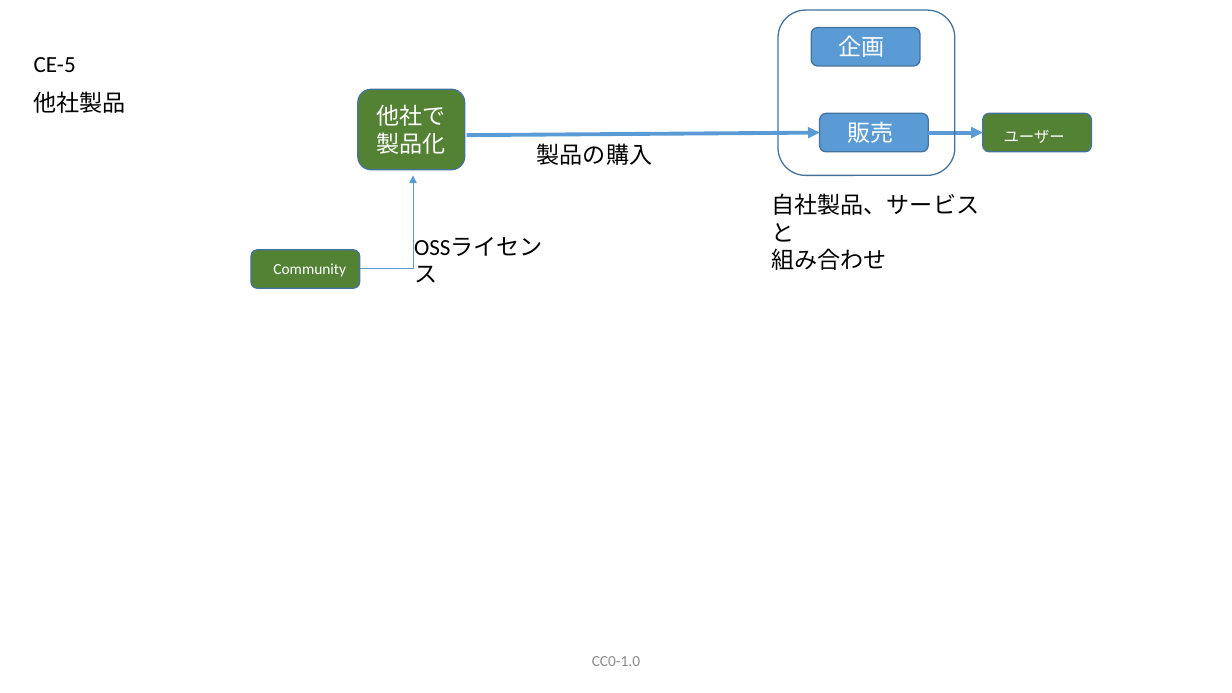
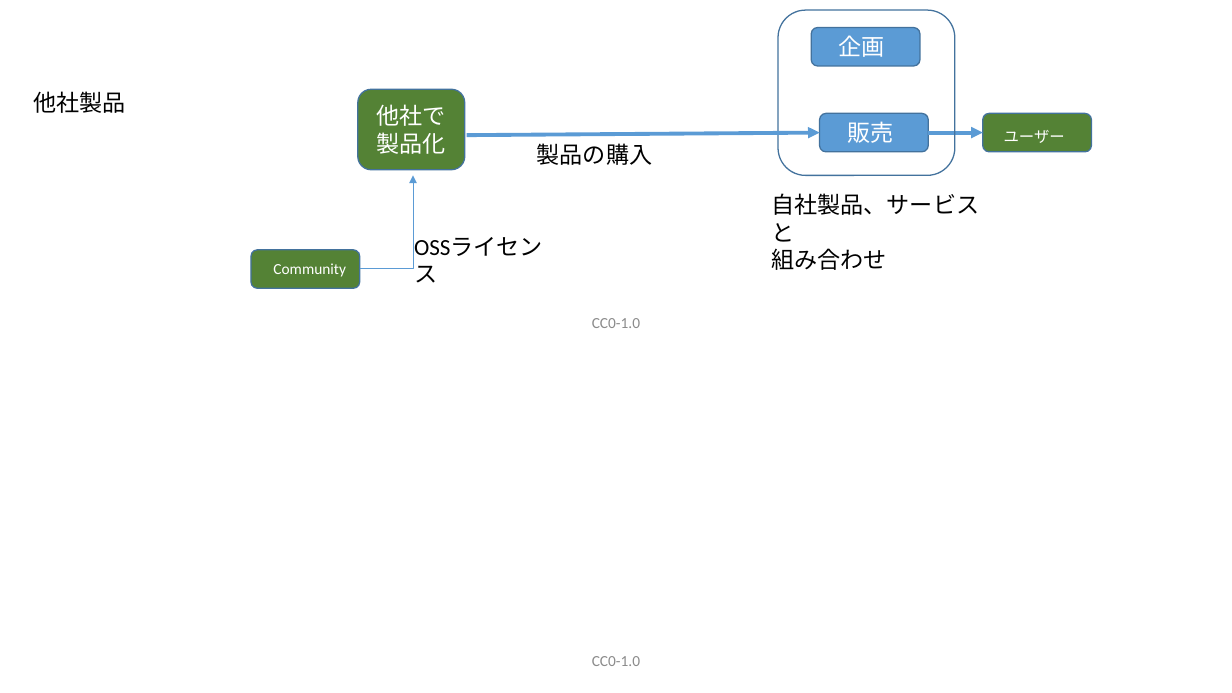
Before and after one commit to OpenChain-Project/OpenChain-JWG, a slide deck: slide 3 of CaseStudy/BusinessFlow/BusinessFlow-CE.pptx. Drawn at 1232x693 pixels with LibreOffice and Linux fonts; fonts in the diff are those of the drawing. Boxes give left, top, right and bottom in pixels: in the first picture for what was removed or moved away, otherwise in the second. Text is boxed around its words. In the diff, an @@ line names an element or a change of style, - is before the commit and + after.

```diff
--- a/CaseStudy/BusinessFlow/BusinessFlow-CE.pptx
+++ b/CaseStudy/BusinessFlow/BusinessFlow-CE.pptx
@@ text removed at (34,57,76,72) @@
-CE-5
@@ text added at (592,318,640,328), 12 pt, text #8C8C8C @@
+CC0-1.0
```
Also in this commit, not shown: 2 other slides changed, 2 slides added.
